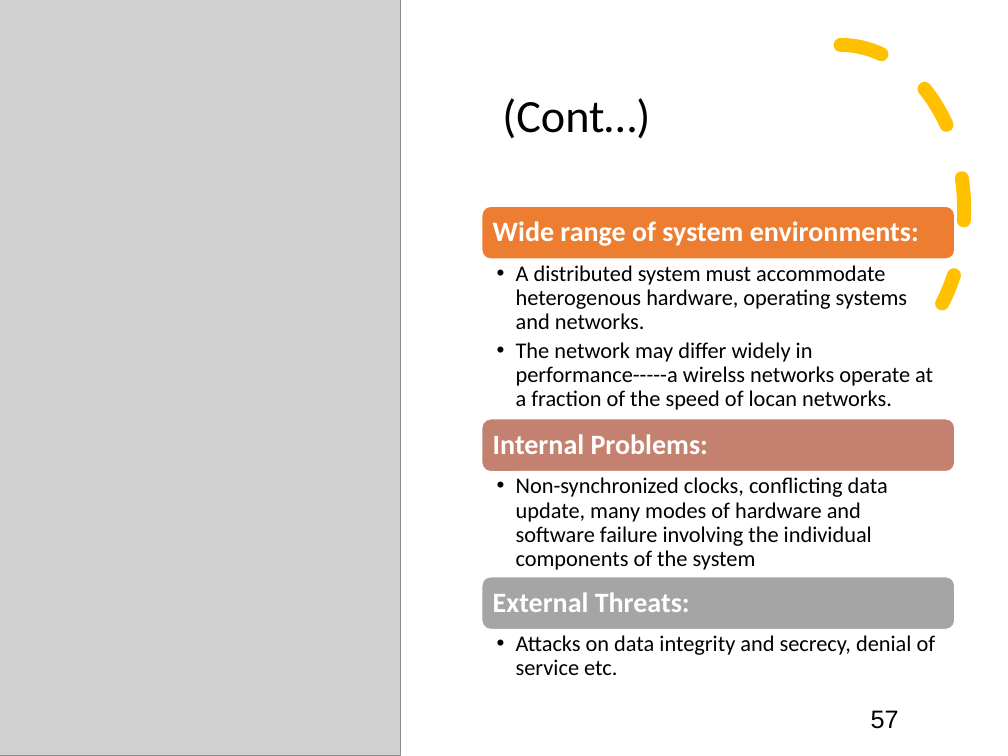
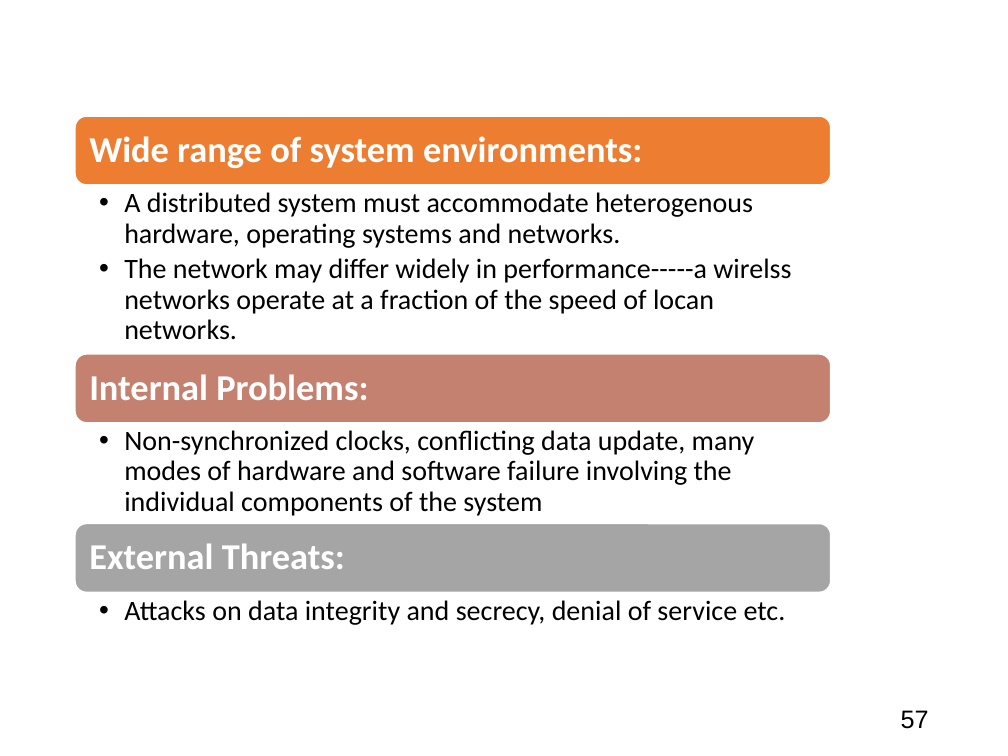
Before and after one commit to shakiliitju/M.Sc-in-ICT, a slide deck: slide 57 of MICT-5102 Cloud Computing/Lecture/Lecture2.pptx. Drawn at 1008x756 pixels with LibreOffice and Linux fonts; fonts in the diff are those of the drawing; grey boxes stand for pictures. Boxes give left, top, right and bottom in pixels: in the first picture for what was removed or moved away, otherwise in the second. Text is boxed around its words. In the diff, an @@ line names an element or a change of style, - is before the commit and + after.

```diff
--- a/MICT-5102 Cloud Computing/Lecture/Lecture2.pptx
+++ b/MICT-5102 Cloud Computing/Lecture/Lecture2.pptx
@@ picture removed at [0, 0, 400, 756] @@
@@ arc (boxed as its full ellipse) removed at [717, 45, 964, 375] @@
@@ rounded rectangle added at [75, 116, 831, 184], fill #ED7D31, outline #FFFFFF 1 pt @@
@@ title removed at [502, 98, 650, 139] @@
-(Cont…)
@@ text "Wide range of system environments:": place and size @@
-text "Wide range of system environments:" at [493, 221, 919, 246]
+text "Wide range of system environments:" at [89, 136, 642, 168]
@@ text "A distributed system must accommodate ...": place and size @@
-text "A distributed system must accommodate ..." at [516, 265, 933, 410]
+text "A distributed system must accommodate ..." at [124, 192, 791, 340]
@@ rounded rectangle removed at [482, 207, 955, 259] @@
@@ rounded rectangle added at [75, 354, 831, 422], fill #C48170, outline #FFFFFF 1 pt @@
@@ size 20 to 26 pt; more space between paragraphs in 3 elements at [89, 543, 345, 569], [89, 136, 642, 168], [89, 374, 368, 400] @@
@@ text "Internal Problems:": place and size @@
-text "Internal Problems:" at [493, 434, 708, 454]
+text "Internal Problems:" at [89, 374, 368, 400]
@@ rounded rectangle removed at [482, 418, 955, 471] @@
@@ text "Non-synchronized clocks, conflicting data update, ...": place and size @@
-text "Non-synchronized clocks, conflicting data update, ..." at [516, 477, 888, 570]
+text "Non-synchronized clocks, conflicting data update, ..." at [124, 430, 755, 516]
@@ rounded rectangle added at [75, 523, 831, 592], fill #A5A5A5, outline #FFFFFF 1 pt @@
@@ text "External Threats:": place and size @@
-text "External Threats:" at [493, 592, 690, 612]
+text "External Threats:" at [89, 543, 345, 569]
@@ size 16 to 20 pt; indent changed in 3 elements at [124, 192, 791, 340], [124, 430, 755, 516], [124, 600, 786, 625] @@
@@ text "Attacks on data integrity and ...": place and size @@
-text "Attacks on data integrity and ..." at [516, 635, 936, 675]
+text "Attacks on data integrity and ..." at [124, 600, 786, 625]
@@ rounded rectangle removed at [482, 577, 955, 629] @@
@@ page number at [901, 710, 929, 729]: alignment centre to right @@
```
Also in this commit, not shown: 53 other slides changed, 8 other files.
